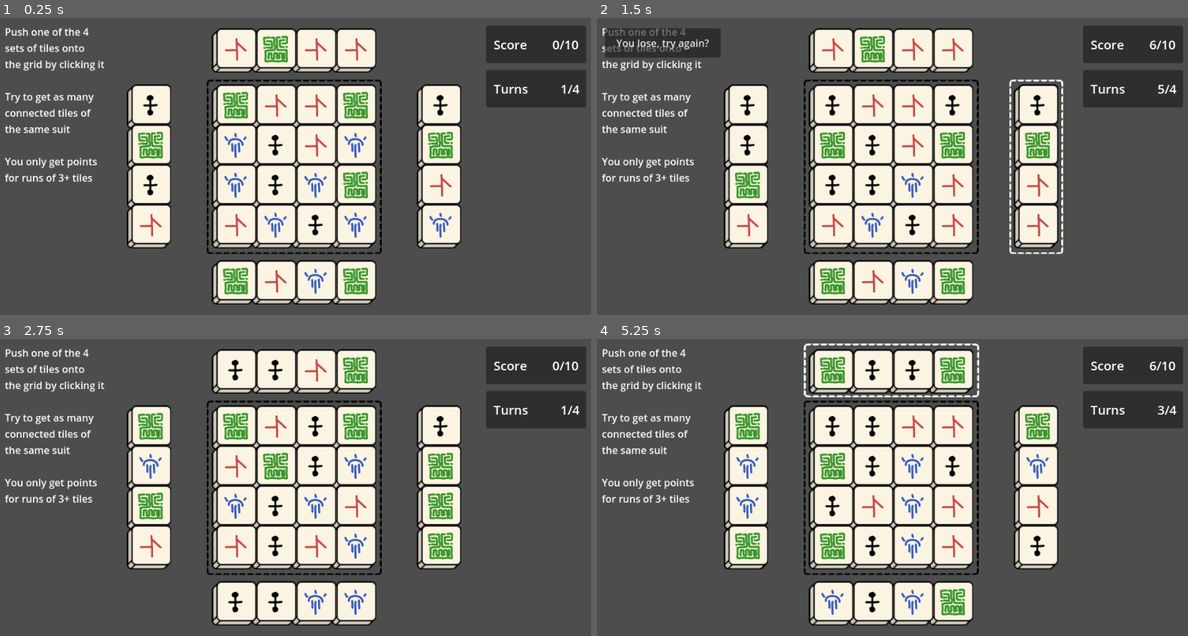
Above: before the commit, frames 1-4 (two rows, left to right).
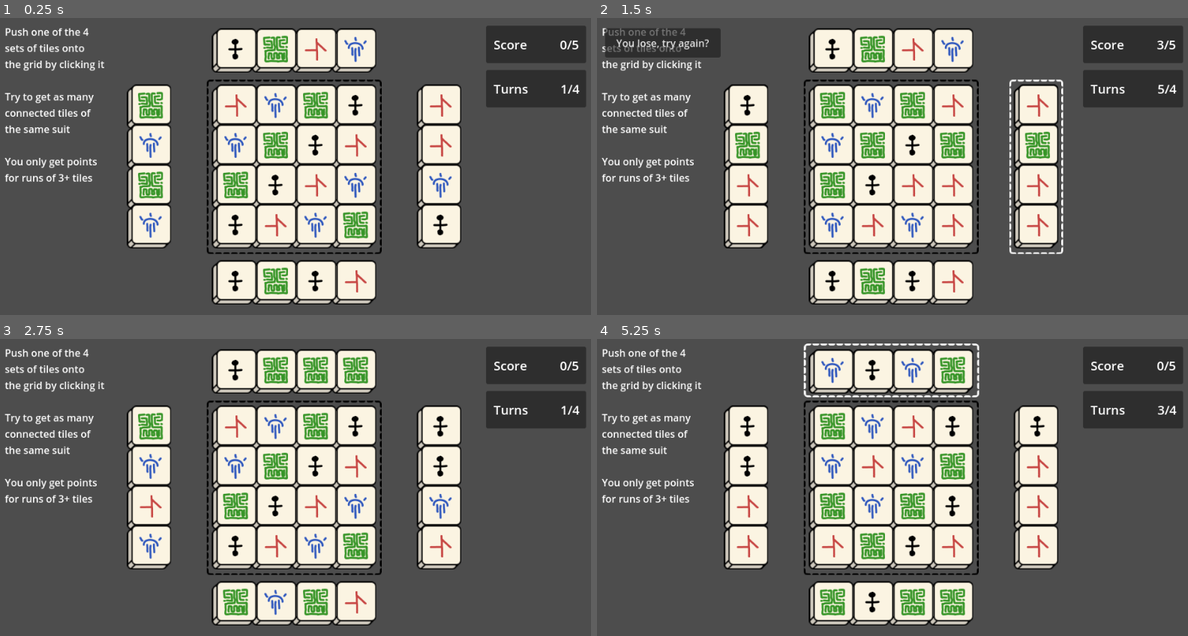
Above: after the commit, the same moments.

Repository: craigmjohnston/ld55
Game: Godot game, scene res://scenes/main.tscn
Two runs of this game, one before a commit and one after it. Both use one fixed random seed, a clock stepped at 60 frames per second and the inputs below.
Inputs (mouse positions are in pixels of both pictures, inside the frame that each line leads up to):
- Up to frame 1 (0.25 s): no input
- Up to frame 2 (1.5 s): tap Enter at 0.5 s; move the mouse to (744, 166) at 0.52 s; hold Right (right_upnext) 0.53-1.28 s; click (744, 166) at 0.67 s; tap Space at 1.25 s; move the mouse to (1034, 166) at 1.27 s; hold Left (left_upnext) from 1.28 s (still down); click (1034, 166) at 1.42 s
- Up to frame 3 (2.75 s): release Left (left_upnext) at 2 s; click "You lose, try again?" at 2 s
- Up to frame 4 (5.25 s): tap Enter at 2.75, 5 s; move the mouse to (744, 487) at 2.77 s; hold Right (right_upnext) 2.78-3.53 s; click (744, 487) at 2.92 s; tap Space at 3.5 s; move the mouse to (1034, 487) at 3.52 s; hold Down (bottom_upnext) 3.53-4.25 s; click (1034, 487) at 3.67 s; click "You lose, try again?" at 4.25 s; move the mouse to (892, 371) at 5.02 s; hold Left (left_upnext) from 5.03 s (still down); click (892, 371) at 5.17 s

The runs differ from the first frame. In frame 1, 6.9% of the frame differs, in the area x 23-98%, y 6-94%; in frame 2, 5.0%; in frame 3, 6.2%; in frame 4, 6.1%.

Commit message:
Continue button and evenly distributed starting grid

Diff:
--- a/scenes/gameplay.tscn
+++ b/scenes/gameplay.tscn
@@ -1,16 +1,20 @@
-[gd_scene load_steps=7 format=3 uid="uid://cc4awbml225ro"]
+[gd_scene load_steps=8 format=3 uid="uid://cc4awbml225ro"]
 
 [ext_resource type="Script" path="res://scripts/Game Manager.gd" id="1_3sv4e"]
 [ext_resource type="Script" path="res://scripts/Level.gd" id="2_kxu0u"]
 [ext_resource type="PackedScene" uid="uid://difl85lx3ufmj" path="res://scenes/game.tscn" id="3_l52he"]
 
-[sub_resource type="Resource" id="Resource_iqxxp"]
+[sub_resource type="Resource" id="Resource_m0jsd"]
+script = ExtResource("2_kxu0u")
+target_score = 5
+
+[sub_resource type="Resource" id="Resource_85wwo"]
+script = ExtResource("2_kxu0u")
+target_score = 7
+
+[sub_resource type="Resource" id="Resource_26g2j"]
 script = ExtResource("2_kxu0u")
 target_score = 10
-
-[sub_resource type="Resource" id="Resource_m0jsd"]
-script = ExtResource("2_kxu0u")
-target_score = 15
 
 [sub_resource type="LabelSettings" id="LabelSettings_wvvlj"]
 font_size = 20
@@ -25,7 +29,7 @@
 max_turns = 4
 score_label = NodePath("../Score Panel/Label")
 turns_label = NodePath("../Turns Panel/Label")
-levels = Array[ExtResource("2_kxu0u")]([SubResource("Resource_iqxxp"), SubResource("Resource_m0jsd")])
+levels = Array[ExtResource("2_kxu0u")]([SubResource("Resource_m0jsd"), SubResource("Resource_85wwo"), SubResource("Resource_26g2j")])
 
 [node name="Score Panel" type="Panel" parent="."]
 anchors_preset = 1
@@ -100,3 +104,12 @@
 
 You only get points for runs of 3+ tiles"
 autowrap_mode = 2
+
+[node name="ContinueButton" type="Button" parent="."]
+offset_left = 290.0
+offset_top = 172.0
+offset_right = 465.0
+offset_bottom = 227.0
+text = "Success! Continue?"
+
+[connection signal="pressed" from="ContinueButton" to="Game Manager" method="continue_clicked"]
--- a/scripts/Game Manager.gd
+++ b/scripts/Game Manager.gd
@@ -14,6 +14,8 @@
 var upnext_left: Board
 var upnext_top: Board
 var upnext_bottom: Board
+
+var continue_button: Button
 
 var rng = RandomNumberGenerator.new()
 var turn_counter = 0
@@ -88,10 +90,15 @@
 	if current_game_scene != null:
 		current_game_scene.queue_free()
 
+	continue_button = get_parent().get_node("ContinueButton")
+	continue_button.visible = false
+	continue_button.disabled = true
+
 	current_game_scene = game_scene.instantiate()
 	add_child(current_game_scene)
 
 	board = current_game_scene.get_node("Board")
+
 	upnext_left = current_game_scene.get_node("UpNextLeft")
 	upnext_left.clicked.connect(upnext_left_chosen)
 
@@ -105,7 +112,7 @@
 	upnext_bottom.clicked.connect(upnext_bottom_chosen)
 
 	# generate the main board
-	var tiles = generate_tiles(board.max_dimensions.x, board.max_dimensions.y)
+	var tiles = generate_tiles(board.max_dimensions.x, board.max_dimensions.y, true)
 	board.set_tiles(tiles)
 
 	upnext_left.max_dimensions = Vector2i(1, board.max_dimensions.y)
@@ -161,9 +168,11 @@
 	turn_counter += 1
 	turns_label.text = str(turn_counter+1) + "/" + str(max_turns)
 
-	if score > current_level.target_score:
+	if score >= current_level.target_score:
 		if levels.size() > current_level_index + 1:
-			load_level(current_level_index + 1)
+			continue_button.visible = true
+			continue_button.disabled = false
+			game_over = true
 			return
 		# all the levels have been completed
 		win.emit()
@@ -177,14 +186,23 @@
 
 	start_turn()
 
-func generate_tiles(width: int, height: int):
+func continue_clicked():
+	load_level(current_level_index + 1)
+
+func generate_tiles(width: int, height: int, even: bool = false):
+	var suit_ticker = 0
 	var out = []
 	for x in width:
 		var row = []
 		out.append(row)
 		for y in height:
 			var tile = TileStats.new()
-			tile.suit = rng.randi_range(0, 3)
+			if even:
+				tile.suit = suit_ticker % 4
+				suit_ticker += 1
+			else:
+				tile.suit = rng.randi_range(0, 3)
 			tile.value = rng.randi_range(1, 10) * 5
 			row.append(tile)
+		suit_ticker += 1
 	return out
